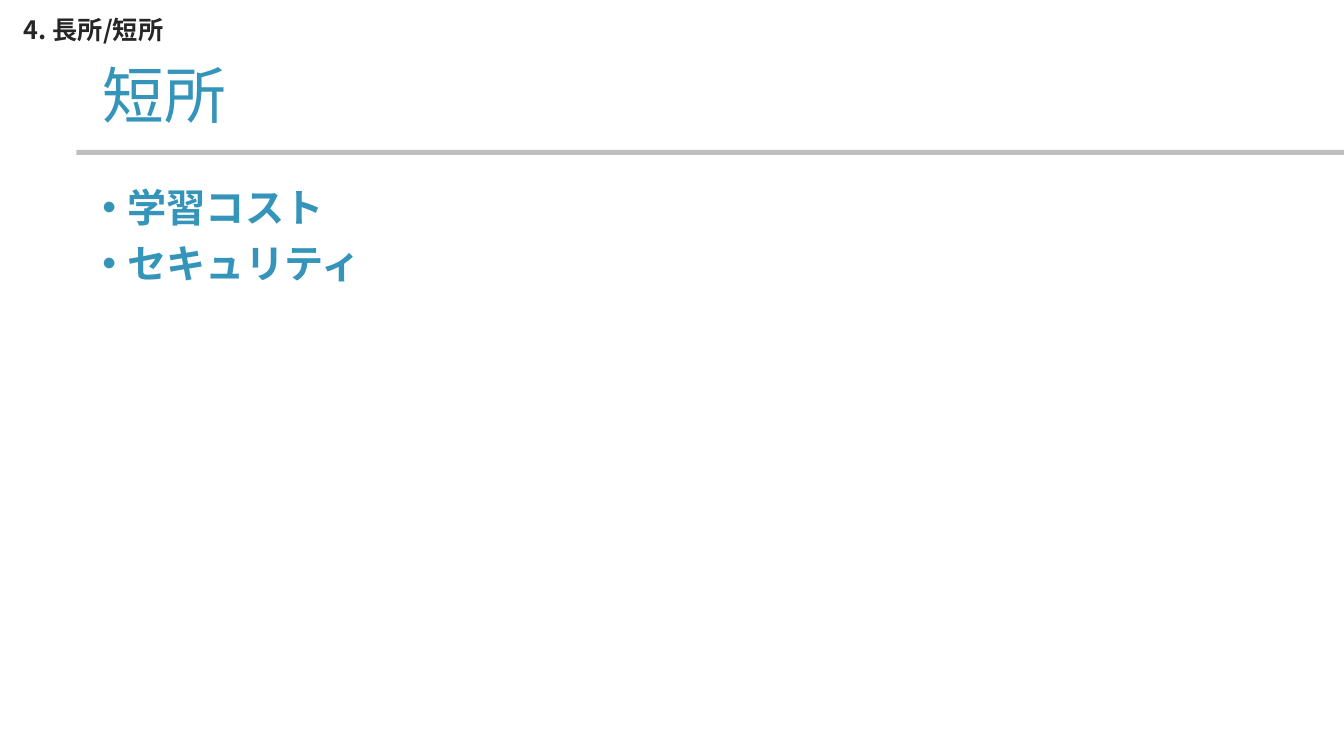
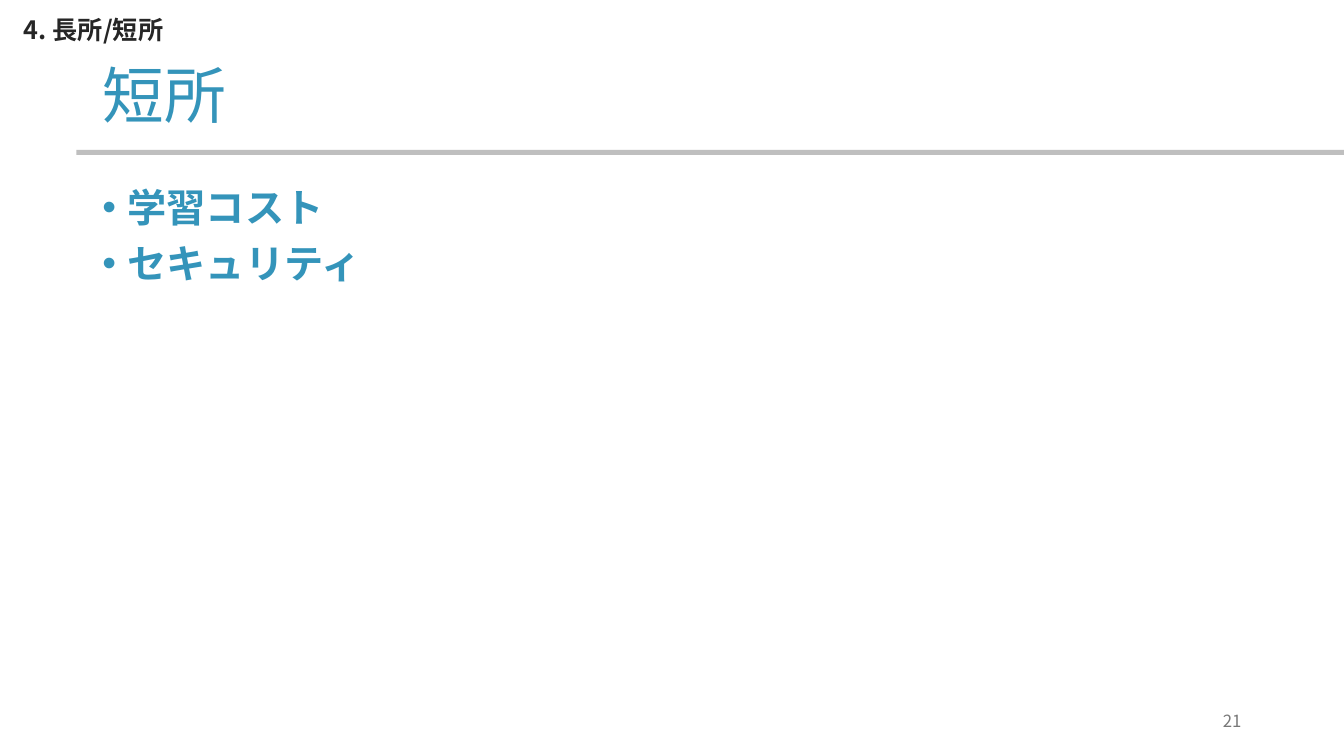
Before and after one commit to yamada-ai/java-prac, a slide deck: slide 21 of docker-container.pptx (slide 19 before the commit). Drawn at 1344x756 pixels with LibreOffice and Linux fonts; fonts in the diff are those of the drawing; background and template pictures are left out. Boxes give left, top, right and bottom in pixels: in the first picture for what was removed or moved away, otherwise in the second. Text is boxed around its words. In the diff, an @@ line names an element or a change of style, - is before the commit and + after.

```diff
--- a/docker-container.pptx
+++ b/docker-container.pptx
@@ page number added at <box>1223,714,1242,727</box>, 12 pt, text #797979 @@
+21
```
Also in this commit, not shown: 19 other slides changed, 6 slides added.
